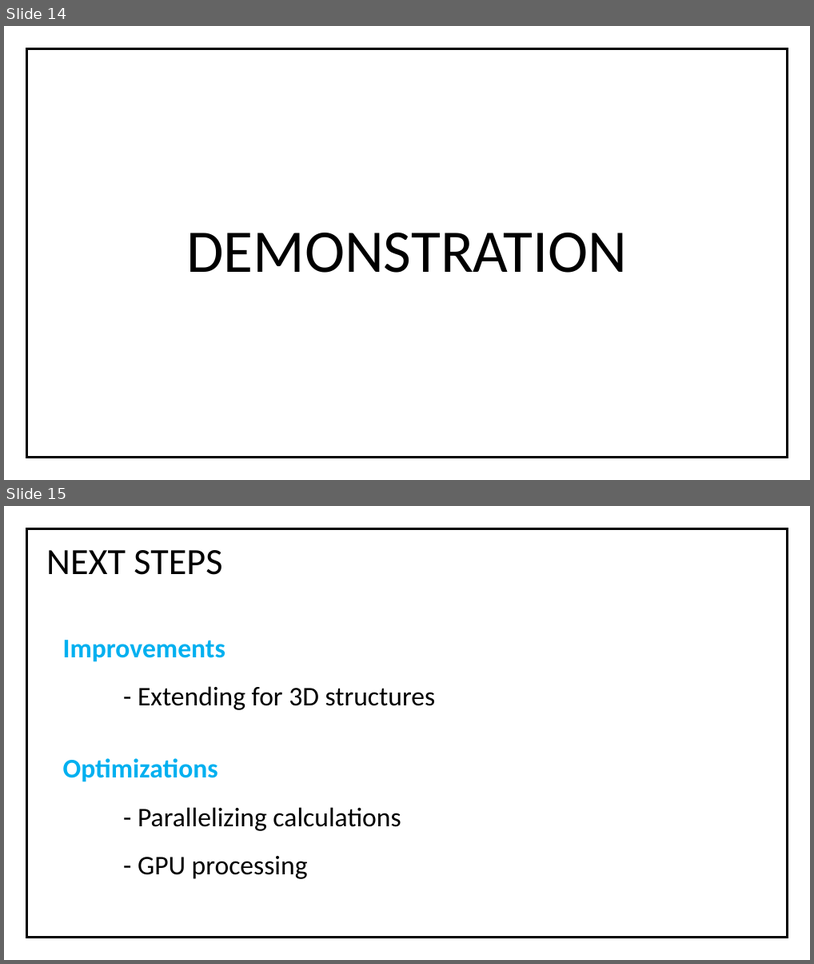
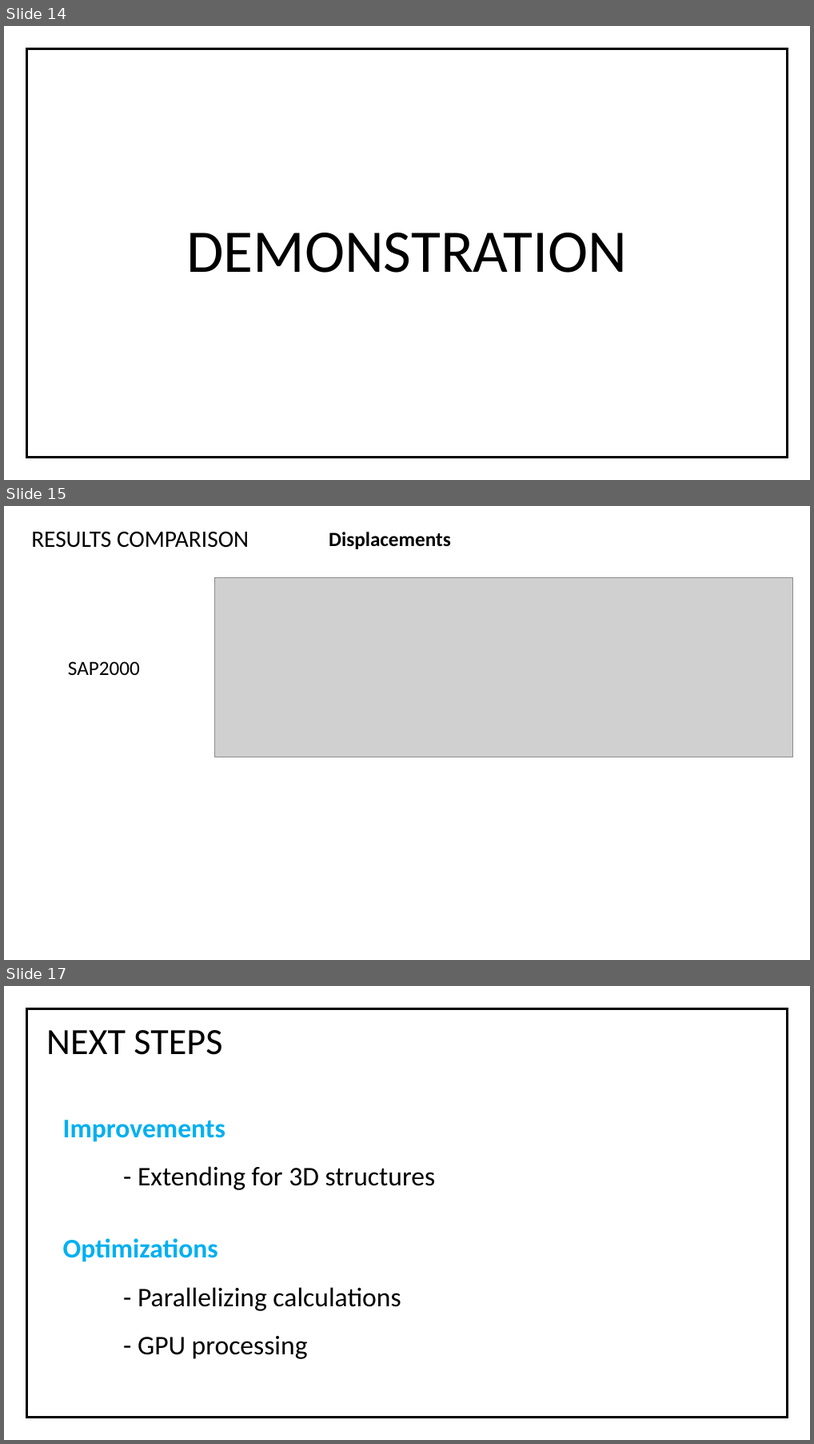
Before and after one commit to imsuneth/FEM, a slide deck: Documentations/Mid evaluation presentation/FINITE ELEMENT BASED STRUCTURAL ANALYSIS.pptx. Shown one above the other, each under a label of ours: slides 14 and 15 before the commit, slides 14, 15 and 17 after it; the slides between them are not shown. The pictures are 814x964 and 814x1444 pixels, drawn with LibreOffice and Linux fonts; fonts in the diff are those of the drawing; grey boxes stand for pictures. Boxes give left, top, right and bottom in pixels: in the first picture for what was removed or moved away, otherwise in the second. Text is boxed around its words. In the diff, an @@ line names an element or a change of style, - is before the commit and + after.

```diff
--- a/Documentations/Mid evaluation presentation/FINITE ELEMENT BASED STRUCTURAL ANALYSIS.pptx
+++ b/Documentations/Mid evaluation presentation/FINITE ELEMENT BASED STRUCTURAL ANALYSIS.pptx
@@ slide 15 added at (x1=4, y1=506, x2=810, y2=960), background #FFFFFF @@
@@ text added at (x1=31, y1=532, x2=249, y2=548), 28 pt, text #000000 @@
+RESULTS COMPARISON
@@ text added at (x1=329, y1=532, x2=451, y2=549), 24 pt, text #000000, bold @@
+Displacements
@@ picture added at (x1=215, y1=578, x2=794, y2=756) @@
@@ text added at (x1=68, y1=661, x2=140, y2=675), 24 pt, text #000000 @@
+SAP2000
@@ what was slide 15 is now slide 17 @@
```
Also in this commit, not shown: 8 slides changed, 1 other slide added, 6 other files.
